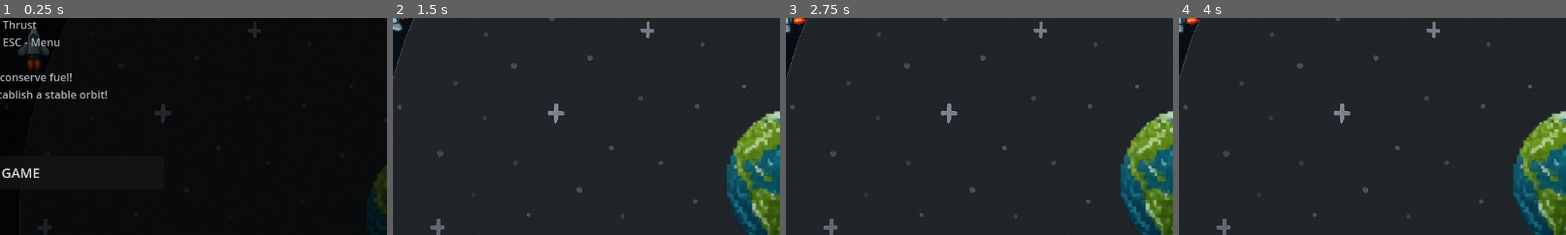
Above: before the commit, frames 1-4 (left to right).
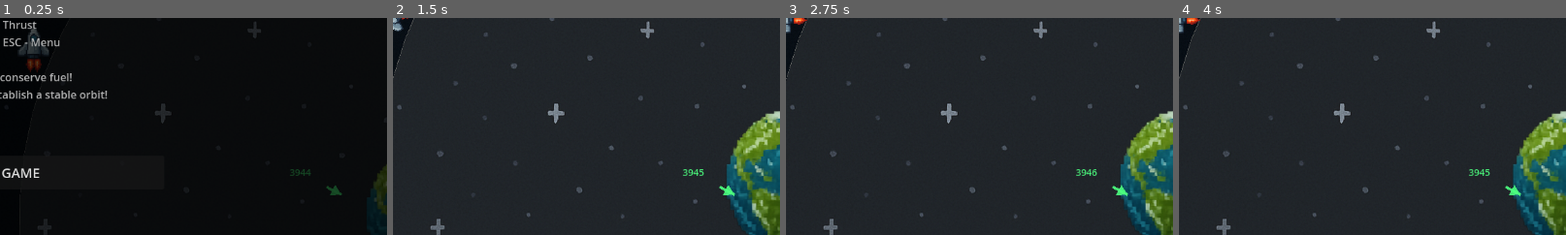
Above: after the commit, the same moments.

Repository: magedeungaro/Orbit
Game: Godot game, scene res://main.tscn
Two runs of this game, one before a commit and one after it. Both use one fixed random seed, a clock stepped at 60 frames per second and the inputs below.
Inputs:
- Up to frame 1 (0.25 s): no input
- Up to frame 2 (1.5 s): click "START GAME" at 0.5 s; tap Enter at 1.25 s; hold Right (ui_right) from 1.28 s (still down); tap R at 1.35 s
- Up to frame 3 (2.75 s): tap Space (ui_select) at 1.52, 2.27 s; release Right (ui_right) at 2.03 s; hold Down (ui_down) from 2.03 s (still down); tap R at 2.1 s
- Up to frame 4 (4 s): release Down (ui_down) at 2.78 s; hold Right (ui_right) 2.78-3.53 s; tap R at 2.85, 3.6 s; hold Up (ui_up) from 3.53 s (still down); tap Space (ui_select) at 3.77 s
The pictures show only the part of the screen within x 50-100%, y 50-100%; the shares and areas given below are measured in that part.

The runs differ from the first frame. In frame 1, 0.2% of the frame differs, in the area x 74-89%, y 69-82%; in frame 2, 0.2%; in frame 3, 0.2%, in the area x 74-89%, y 69-83%; in frame 4, 0.2%.

Commit message:
goal distance

Diff:
--- a/scripts/hud.gd
+++ b/scripts/hud.gd
@@ -6,6 +6,9 @@
 var info_label: Label
 var fuel_label: Label
 var fuel_bar: ProgressBar
+var goal_indicator: Control
+var target_body: Node2D = null
+var camera: Camera2D = null
 
 
 func _ready() -> void:
@@ -15,6 +18,12 @@
 	if orbiting_body == null:
 		print("HUD Error: Could not find OrbitingBody node!")
 		return
+
+	# Get target body reference
+	target_body = orbiting_body.target_body
+
+	# Get camera reference
+	camera = get_tree().root.find_child("Camera2D", true, false)
 
 	print("HUD initialized - tracking orbiting body")
 
@@ -83,6 +92,14 @@
 	info_label.add_theme_font_size_override("font_size", 14)
 	info_label.add_theme_color_override("font_color", Color.WHITE)
 	vbox.add_child(info_label)
+
+	# Create goal indicator (custom drawing control)
+	goal_indicator = GoalIndicator.new()
+	goal_indicator.name = "GoalIndicator"
+	goal_indicator.set_anchors_preset(Control.PRESET_FULL_RECT)
+	goal_indicator.mouse_filter = Control.MOUSE_FILTER_IGNORE
+	goal_indicator.hud = self
+	add_child(goal_indicator)
 
 
 func _process(_delta: float) -> void:
@@ -117,3 +134,119 @@
 	info_label.text = "Escape V: %.1f (%.0f%%)\nThrust Angle: %.0f°\n\nControls:\nLEFT/RIGHT - Rotate\nSPACE - Thrust" % [
 		escape_vel, escape_percentage, thrust_angle
 	]
+
+	# Update target body reference if needed
+	if target_body == null and orbiting_body.target_body != null:
+		target_body = orbiting_body.target_body
+
+	# Redraw goal indicator
+	if goal_indicator:
+		goal_indicator.queue_redraw()
+
+
+# Custom control class for drawing the goal indicator arrow
+class GoalIndicator extends Control:
+	var hud: CanvasLayer
+
+	func _draw() -> void:
+		if hud == null or hud.orbiting_body == null or hud.target_body == null:
+			return
+
+		var viewport_size = get_viewport_rect().size
+		var screen_center = viewport_size / 2
+
+		# Get direction from ship to target in world space
+		var ship_pos = hud.orbiting_body.global_position
+		var target_pos = hud.target_body.global_position
+		var to_target = target_pos - ship_pos
+		var distance = to_target.length()
+		var direction = to_target.normalized()
+
+		# Check if target is on screen
+		var camera = hud.camera
+		if camera == null:
+			return
+
+		var camera_pos = camera.global_position
+		var zoom = camera.zoom
+		var half_size = viewport_size / (2.0 * zoom)
+
+		var target_relative = target_pos - camera_pos
+		var is_on_screen = abs(target_relative.x) < half_size.x and abs(target_relative.y) < half_size.y
+
+		# Arrow settings
+		var arrow_color = Color(0.3, 1.0, 0.5, 0.9)  # Bright green
+		var margin = 60.0  # Distance from screen edge
+
+		if is_on_screen:
+			# Target is on screen - draw a small indicator near the target
+			var screen_pos = screen_center + (target_relative * zoom)
+			# Draw a circle around the target
+			draw_arc(screen_pos, 40, 0, TAU, 32, arrow_color, 3.0)
+			# Draw distance
+			var dist_text = "%.0f" % distance
+			draw_string(ThemeDB.fallback_font, screen_pos + Vector2(-20, -50), dist_text, HORIZONTAL_ALIGNMENT_CENTER, -1, 16, arrow_color)
+			draw_string(ThemeDB.fallback_font, screen_pos + Vector2(-30, -35), "GOAL", HORIZONTAL_ALIGNMENT_CENTER, -1, 14, arrow_color)
+		else:
+			# Target is off screen - draw arrow at edge of screen pointing to it
+			# Calculate where the arrow should be on the screen edge
+			var arrow_pos = screen_center
+
+			# Find intersection with screen edge
+			var screen_bounds = Rect2(
+				Vector2(margin, margin),
+				viewport_size - Vector2(margin * 2, margin * 2)
+			)
+
+			# Calculate arrow position on screen edge
+			var t_min = INF
+
+			# Check all four edges
+			if direction.x > 0:  # Right edge
+				var t = (screen_bounds.end.x - screen_center.x) / direction.x
+				if t > 0 and t < t_min:
+					var y = screen_center.y + direction.y * t
+					if y >= screen_bounds.position.y and y <= screen_bounds.end.y:
+						t_min = t
+						arrow_pos = Vector2(screen_bounds.end.x, y)
+			if direction.x < 0:  # Left edge
+				var t = (screen_bounds.position.x - screen_center.x) / direction.x
+				if t > 0 and t < t_min:
+					var y = screen_center.y + direction.y * t
+					if y >= screen_bounds.position.y and y <= screen_bounds.end.y:
+						t_min = t
+						arrow_pos = Vector2(screen_bounds.position.x, y)
+			if direction.y > 0:  # Bottom edge
+				var t = (screen_bounds.end.y - screen_center.y) / direction.y
+				if t > 0 and t < t_min:
+					var x = screen_center.x + direction.x * t
+					if x >= screen_bounds.position.x and x <= screen_bounds.end.x:
+						t_min = t
+						arrow_pos = Vector2(x, screen_bounds.end.y)
+			if direction.y < 0:  # Top edge
+				var t = (screen_bounds.position.y - screen_center.y) / direction.y
+				if t > 0 and t < t_min:
+					var x = screen_center.x + direction.x * t
+					if x >= screen_bounds.position.x and x <= screen_bounds.end.x:
+						t_min = t
+						arrow_pos = Vector2(x, screen_bounds.position.y)
+
+			# Draw arrow
+			var arrow_size = 25.0
+			var arrow_head_size = 15.0
+
+			# Arrow body (line pointing inward from edge)
+			var arrow_base = arrow_pos - direction * arrow_size
+			draw_line(arrow_base, arrow_pos, arrow_color, 4.0)
+
+			# Arrow head
+			var perp = Vector2(-direction.y, direction.x)
+			var head_left = arrow_pos - direction * arrow_head_size + perp * (arrow_head_size * 0.6)
+			var head_right = arrow_pos - direction * arrow_head_size - perp * (arrow_head_size * 0.6)
+			var arrow_head = PackedVector2Array([arrow_pos, head_left, head_right])
+			draw_colored_polygon(arrow_head, arrow_color)
+
+			# Draw distance text
+			var text_offset = -direction * 45
+			var dist_text = "%.0f" % distance
+			draw_string(ThemeDB.fallback_font, arrow_base + text_offset + Vector2(-15, 5), dist_text, HORIZONTAL_ALIGNMENT_CENTER, -1, 14, arrow_color)
